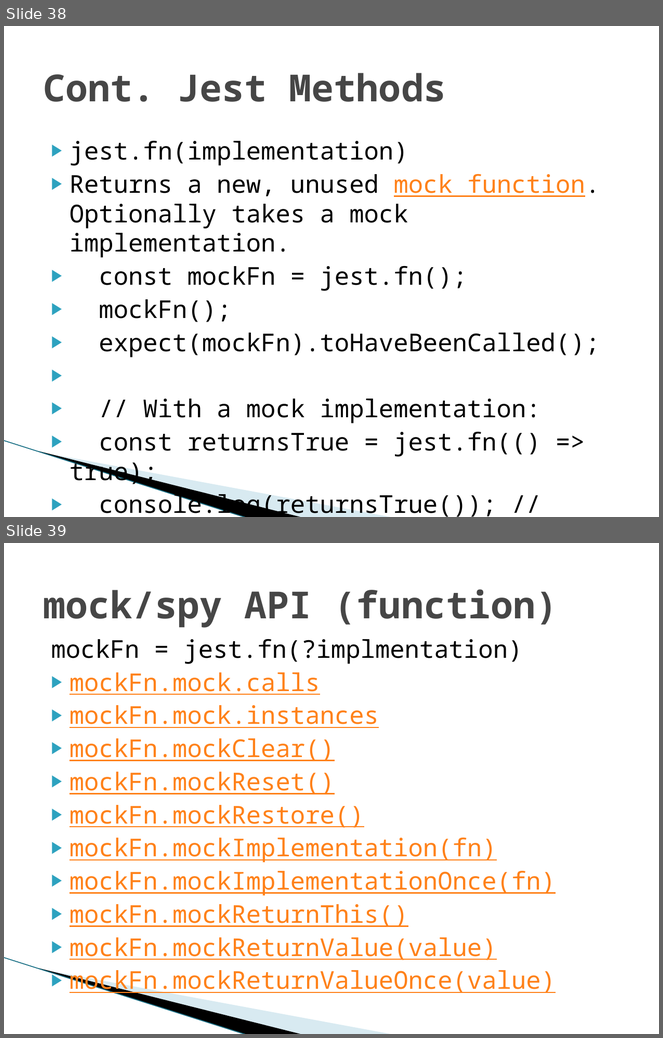
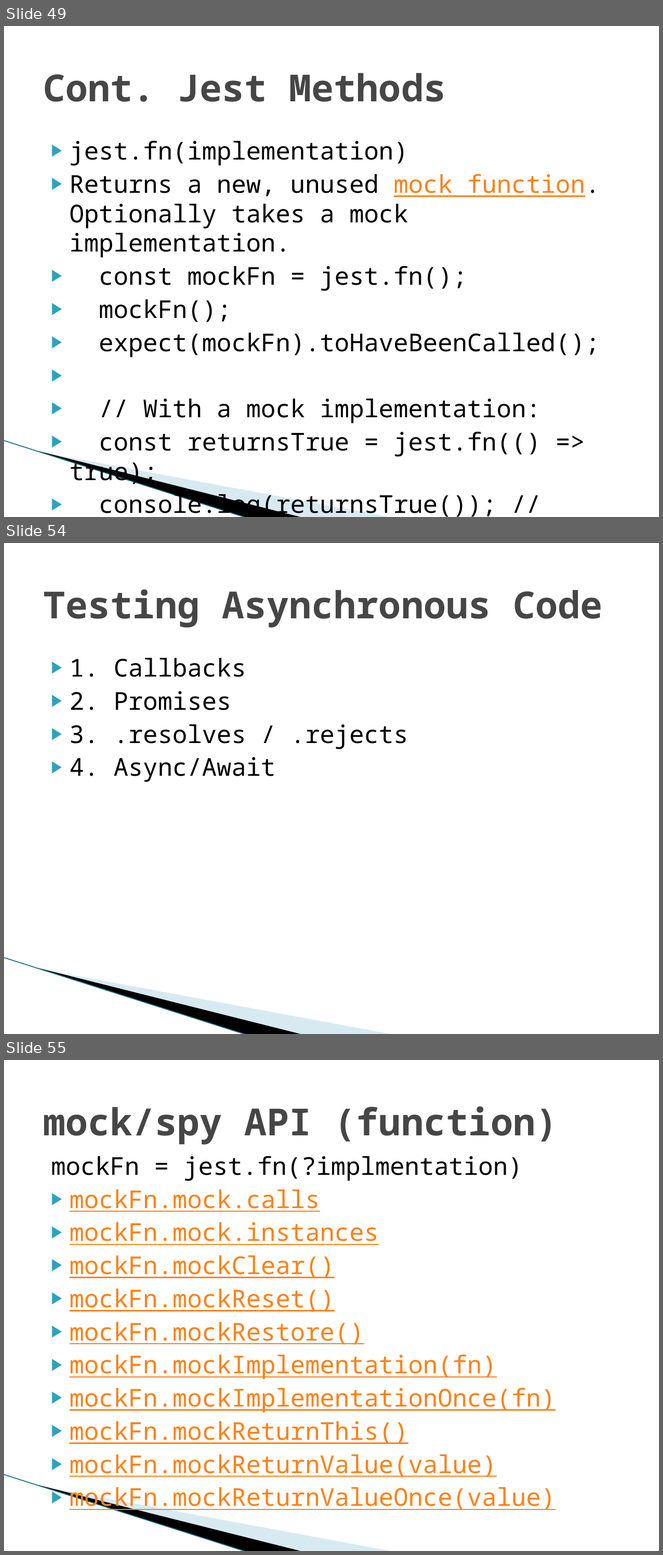
Before and after one commit to vsingh-techracers/sample-redux-app, a slide deck: Jest-presentation.pptx. Shown one above the other, each under a label of ours: slides 38 and 39 before the commit, slides 49, 54 and 55 after it; the slides between them are not shown. The pictures are 663x1038 and 663x1555 pixels, drawn with LibreOffice and Linux fonts; fonts in the diff are those of the drawing; background and template pictures are left out. Boxes give left, top, right and bottom in pixels: in the first picture for what was removed or moved away, otherwise in the second. Text is boxed around its words. In the diff, an @@ line names an element or a change of style, - is before the commit and + after.

```diff
--- a/Jest-presentation.pptx
+++ b/Jest-presentation.pptx
@@ slide 54 added at [4,543,659,1034], background #FFFFFF; not listed: 3 template elements that a slide beside it also shows @@
@@ title added at [43,589,603,628], 41 pt, text #464646, bold @@
+Testing Asynchronous Code
@@ text added at [70,658,409,782], 27 pt, text #000000 @@
+▶ 1. Callbacks
+▶ 2. Promises
+▶ 3. .resolves / .rejects
+▶ 4. Async/Await
@@ what was slide 38 is now slide 49 @@
@@ what was slide 39 is now slide 55 @@
```
Also in this commit, not shown: 1 slide changed, 15 other slides added.
